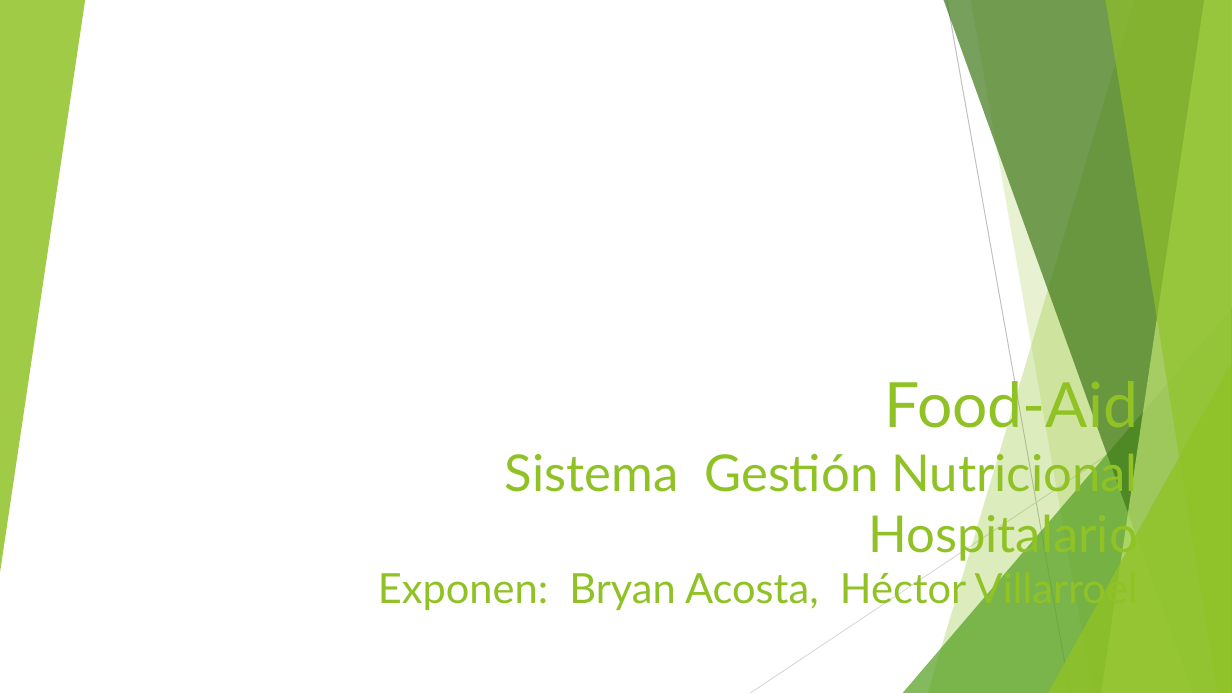
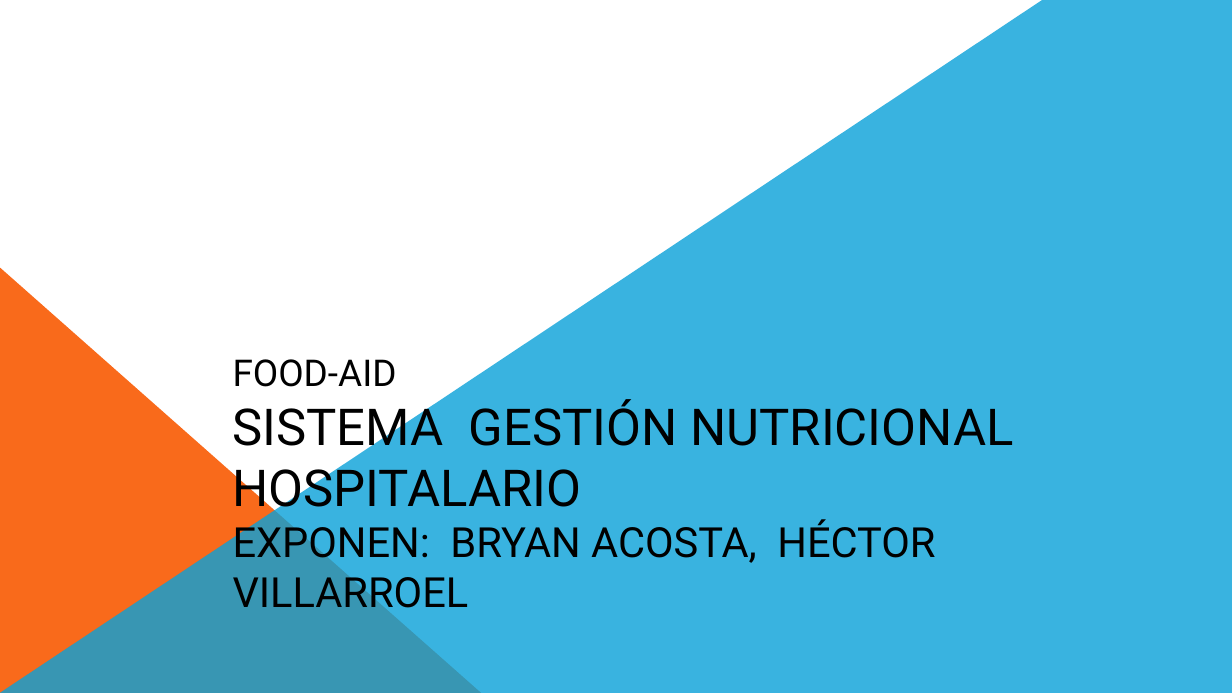
Before and after one commit to food-aid/Seminario, a slide deck: slide 1 of Food-Aid.pptx. Drawn at 1232x693 pixels with LibreOffice and Linux fonts; fonts in the diff are those of the drawing. Boxes give left, top, right and bottom in pixels: in the first picture for what was removed or moved away, otherwise in the second. Text is boxed around its words. In the diff, an @@ line names an element or a change of style, - is before the commit and + after.

```diff
--- a/Food-Aid.pptx
+++ b/Food-Aid.pptx
@@ group removed at bbox=[0, 0, 1232, 693]: 5 freeform shapes, 3 triangles, 2 lines @@
@@ freeform shape added at bbox=[0, 0, 1232, 693], fill #08A1D9 at 80% opacity @@
@@ right triangle added at bbox=[0, 268, 482, 693], fill #F96A1B @@
@@ title at bbox=[233, 359, 1013, 618]: text changed; font Lato to Roboto; text colour #90C226 to #000000 @@
-Food-Aid
-Sistema Gestión Nutricional Hospitalario
-Exponen: Bryan Acosta, Héctor Villarroel
+FOOD-AID
+SISTEMA GESTIÓN NUTRICIONAL HOSPITALARIO
+EXPONEN: BRYAN ACOSTA, HÉCTOR VILLARROEL
```
Also in this commit, not shown: 11 other slides changed.
